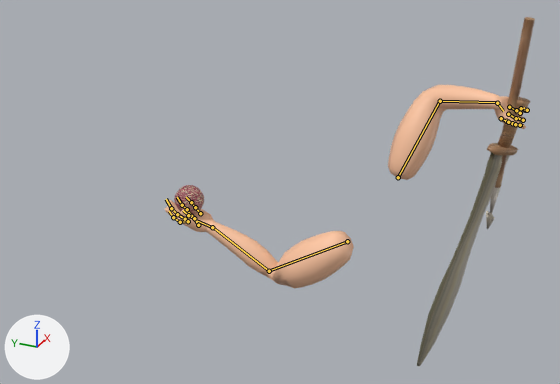
What one commit did to the Blender file Arte/Personaje.blend.
Both versions are drawn from a camera (50 mm lens) standing at (-8.22, -1.09, 3.49) and looking at (-0.47, 2.4, -0.38). Every picture has the same lights, and +X, +Y and +Z are marked at lower left. Both versions are drawn at frame 144 of the action 'Esqueleto Mano DerechaAction'; the numbers are the values there. The bones that bend it are drawn over the model as lines.

Names of what the first picture shows: 'Espada.001', 'Lanza', 'Mano derecha', 'Mano derecha.001', 'Sphere'.
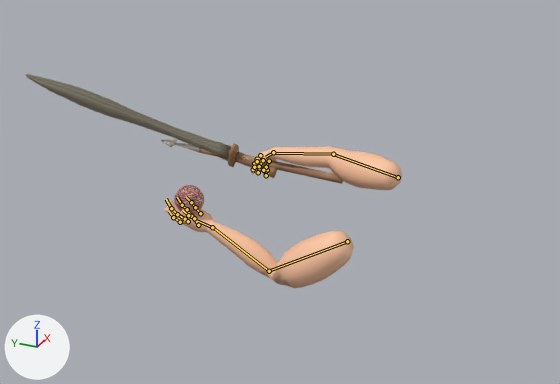
Boxes (x1, y1, x2, y2) around the edits, measured in the pictures (560 x 384 px):
'Mano derecha', posed (8% wider, 53% shorter)
    before: (388, 85, 529, 180)
    after: (250, 146, 402, 190)
'Espada.001', posed (121% wider, 61% shorter)
    before: (417, 97, 530, 366)
    after: (26, 74, 277, 178)
'Lanza', posed (266% wider, 78% shorter)
    before: (486, 17, 535, 229)
    after: (161, 139, 343, 184)
bone 'Antebrazo', root to tip
    before: (398, 177) to (439, 101)
    after: (398, 177) to (334, 154)
bone 'Brazo', root to tip
    before: (440, 101) to (497, 102)
    after: (333, 154) to (273, 153)
bone 'Palma', root to tip
    before: (497, 103) to (503, 111)
    after: (273, 152) to (265, 157)

The change in detail:
Bone 'Antebrazo' (bone_antebrazo) turns from (53, -43, 109) to (32, 1, 14) degrees about its own x, y and z.
Bone 'Brazo' (bone_brazo) turns from (-12, 15, 38) to (-53, 10, -15) degrees about its own x, y and z.
Bone 'Palma' (bone_palma) turns from (74, -10, -4) to (-1, -34, -53) degrees about its own x, y and z.
